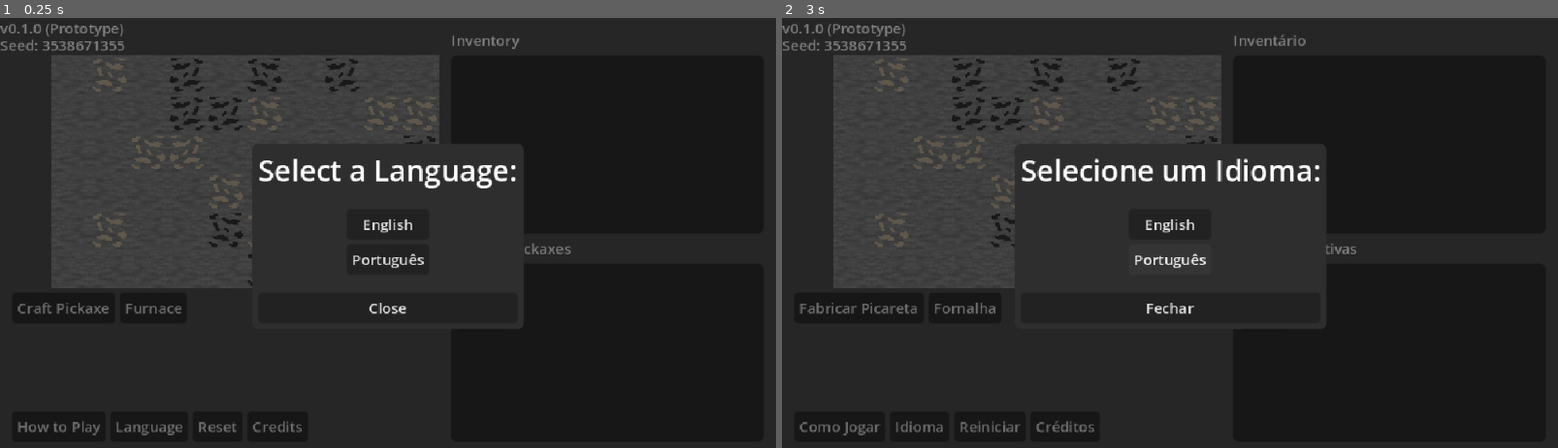
Above: before the commit, frames 1-2 (left to right).
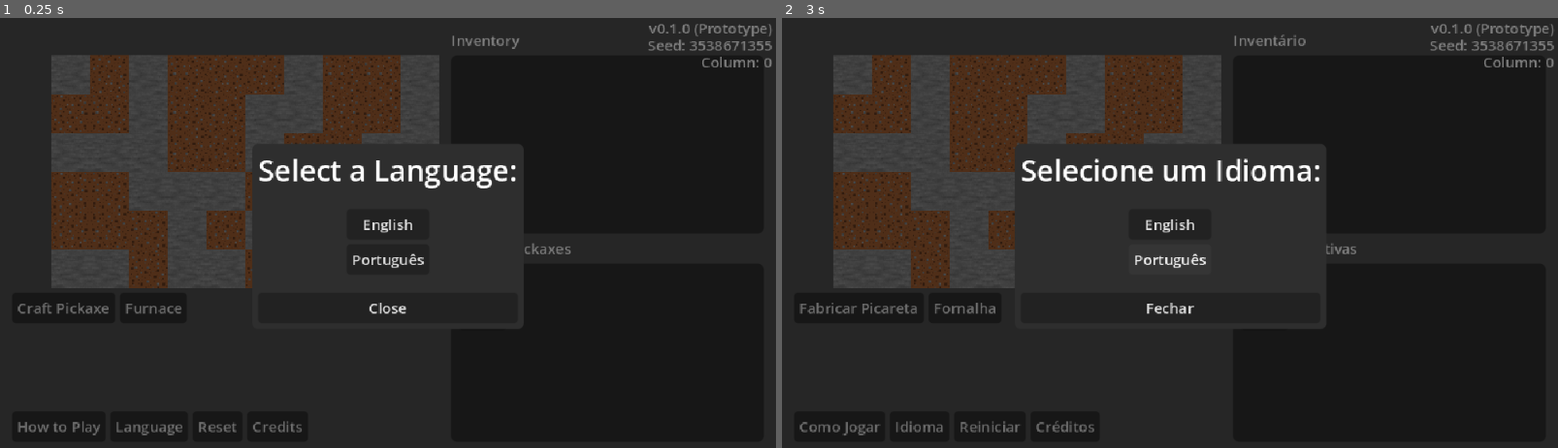
Above: after the commit, the same moments.

Repository: pvini07BR/pickaxe-game
Game: Godot game, scene res://scenes/main.tscn
The game is run twice, just before and just after one commit, with the same random seed, the same clock (stepped at 60 frames per second) and the same inputs.
Inputs:
- Up to frame 1 (0.25 s): no input
- Up to frame 2 (3 s): click "Craft Pickaxe" at 0.5 s; click "Furnace" at 1.25 s; click "English" at 2 s; click "Português" at 2.75 s

The runs differ from the first frame. In frame 1, 11% of the frame differs, in the area x 0-100%, y 1-63%; in frame 2, 10%.

Commit message:
even more stuff

Diff:
--- a/lang.csv
+++ b/lang.csv
@@ -14,6 +14,7 @@
 ERR_NOT_ENOUGH_RESOURCES,Recursos insuficientes!,Not enough resources!
 DURABILITY,Durabilidade:,Durability:
 PROGRESS,Progresso: %.1f%%,Progress: %.1f%%
+COLUMN,Coluna:,Column:
 ,,
 LABEL_SELECT_LANGUAGE,Selecione um Idioma:,Select a Language:
 LABEL_GAME_OVER,FIM DE JOGO,GAME OVER
--- a/resources/blockdefs/coal_ore.tres
+++ b/resources/blockdefs/coal_ore.tres
@@ -3,8 +3,14 @@
 [ext_resource type="Resource" uid="uid://bymd5ngxsramq" path="res://resources/items/coal.tres" id="1_jadj6"]
 [ext_resource type="Script" uid="uid://bdi8ueueves8t" path="res://scripts/block_def.gd" id="1_vuxan"]
 
+[sub_resource type="Curve" id="Curve_7bu2e"]
+_data = [Vector2(0, 0), 0.0, 0.0, 0, 0]
+point_count = 1
+
 [resource]
 script = ExtResource("1_vuxan")
 item = ExtResource("1_jadj6")
 mining_speed_factor = 1.25
+flip_h = true
+spawn_curve = SubResource("Curve_7bu2e")
 metadata/_custom_type_script = "uid://bdi8ueueves8t"
--- /dev/null
+++ b/resources/blockdefs/dirt.tres
@@ -0,0 +1,16 @@
+[gd_resource type="Resource" script_class="BlockDef" format=3 uid="uid://dcvk72skamgqv"]
+
+[ext_resource type="Script" uid="uid://bdi8ueueves8t" path="res://scripts/block_def.gd" id="1_7bu2e"]
+
+[sub_resource type="Curve" id="Curve_43im3"]
+_data = [Vector2(0, 1), 0.0, 0.0, 0, 0, Vector2(1, 0), 0.0, 0.0, 0, 0]
+point_count = 2
+
+[resource]
+script = ExtResource("1_7bu2e")
+mining_speed_factor = 0.25
+flip_h = true
+flip_v = true
+spawn_curve = SubResource("Curve_43im3")
+end_column = 10
+metadata/_custom_type_script = "uid://bdi8ueueves8t"
--- a/resources/blockdefs/iron_ore.tres
+++ b/resources/blockdefs/iron_ore.tres
@@ -3,8 +3,14 @@
 [ext_resource type="Resource" uid="uid://ddechrv7c5w36" path="res://resources/items/raw_iron.tres" id="1_43im3"]
 [ext_resource type="Script" uid="uid://bdi8ueueves8t" path="res://scripts/block_def.gd" id="1_pcpxa"]
 
+[sub_resource type="Curve" id="Curve_jadj6"]
+_data = [Vector2(0, 1), 0.0, 0.0, 0, 0]
+point_count = 1
+
 [resource]
 script = ExtResource("1_pcpxa")
 item = ExtResource("1_43im3")
 mining_speed_factor = 1.5
+flip_h = true
+spawn_curve = SubResource("Curve_jadj6")
 metadata/_custom_type_script = "uid://bdi8ueueves8t"
--- a/resources/blockdefs/stone.tres
+++ b/resources/blockdefs/stone.tres
@@ -3,7 +3,15 @@
 [ext_resource type="Resource" uid="uid://bvokktkuco8cg" path="res://resources/items/stone.tres" id="1_5gi7m"]
 [ext_resource type="Script" uid="uid://bdi8ueueves8t" path="res://scripts/block_def.gd" id="1_q3jsv"]
 
+[sub_resource type="Curve" id="Curve_jscy8"]
+_data = [Vector2(0, 1), 0.0, 0.0, 0, 0]
+point_count = 1
+
 [resource]
 script = ExtResource("1_q3jsv")
 item = ExtResource("1_5gi7m")
+flip_h = true
+spawn_curve = SubResource("Curve_jscy8")
+end_column = 15
+is_endless = true
 metadata/_custom_type_script = "uid://bdi8ueueves8t"
--- a/resources/handles/wood.tres
+++ b/resources/handles/wood.tres
@@ -7,6 +7,6 @@
 [resource]
 script = ExtResource("1_ks4to")
 name = "MATERIAL_WOOD"
-durability = 5
+durability = 10
 texture = ExtResource("2_0bc68")
 metadata/_custom_type_script = "uid://cu01i3gcjqnxl"
--- a/resources/heads/iron.tres
+++ b/resources/heads/iron.tres
@@ -2,12 +2,12 @@
 
 [ext_resource type="Script" uid="uid://dml5do6t1plrm" path="res://scripts/recipe_ingredient.gd" id="1_1ith6"]
 [ext_resource type="Script" uid="uid://cpdr66i80efe3" path="res://scripts/head_material.gd" id="1_2k8sk"]
+[ext_resource type="Resource" uid="uid://b7tk5lddow0f0" path="res://resources/items/iron_bar.tres" id="2_1ith6"]
 [ext_resource type="Texture2D" uid="uid://bp6nagxiv6cvx" path="res://assets/sprites/heads/iron.png" id="2_2k8sk"]
-[ext_resource type="Resource" uid="uid://ddechrv7c5w36" path="res://resources/items/raw_iron.tres" id="2_77wwl"]
 
 [sub_resource type="Resource" id="Resource_muem4"]
 script = ExtResource("1_1ith6")
-item = ExtResource("2_77wwl")
+item = ExtResource("2_1ith6")
 amount = 3
 metadata/_custom_type_script = "uid://dml5do6t1plrm"
 
--- a/resources/items/stone.tres
+++ b/resources/items/stone.tres
@@ -5,7 +5,7 @@
 
 [sub_resource type="AtlasTexture" id="AtlasTexture_6yv2l"]
 atlas = ExtResource("1_q1oyt")
-region = Rect2(0, 0, 32, 32)
+region = Rect2(32, 0, 32, 32)
 
 [resource]
 script = ExtResource("1_6yv2l")
--- /dev/null
+++ b/scenes/breaking_particles.gd
@@ -0,0 +1,14 @@
+extends CPUParticles2D
+
+class_name BreakingParticles
+
+func emit(atlas_id: int, new_amount: int, particle_size: int):
+	var mat = material as ShaderMaterial
+	mat.set_shader_parameter("atlas_id", atlas_id)
+	mat.set_shader_parameter("particle_size", particle_size)
+	#self.material = mat
+	self.amount = new_amount
+	emitting = true
+
+func _on_finished() -> void:
+	self.queue_free()
--- /dev/null
+++ b/scenes/breaking_particles.tscn
@@ -0,0 +1,37 @@
+[gd_scene format=3 uid="uid://c3cloro2tvylk"]
+
+[ext_resource type="Shader" uid="uid://njr6cuwurnd7" path="res://scenes/breaking_particles.gdshader" id="1_k0gt4"]
+[ext_resource type="Texture2D" uid="uid://tj01acqyvix1" path="res://assets/sprites/blockatlas.png" id="2_iuwxt"]
+[ext_resource type="Script" uid="uid://dmfa3td4vikhy" path="res://scenes/breaking_particles.gd" id="3_iuwxt"]
+
+[sub_resource type="ShaderMaterial" id="ShaderMaterial_ml3qn"]
+shader = ExtResource("1_k0gt4")
+shader_parameter/atlas_count = 4
+shader_parameter/atlas_id = 0
+shader_parameter/particle_size = 4
+
+[sub_resource type="Gradient" id="Gradient_ml3qn"]
+offsets = PackedFloat32Array(0.74910396, 1)
+colors = PackedColorArray(1, 1, 1, 1, 1, 1, 1, 0)
+
+[node name="BreakingParticles" type="CPUParticles2D" unique_id=962918171]
+material = SubResource("ShaderMaterial_ml3qn")
+position = Vector2(16, 16)
+emitting = false
+amount = 32
+texture = ExtResource("2_iuwxt")
+lifetime = 0.5
+one_shot = true
+explosiveness = 1.0
+emission_shape = 3
+emission_rect_extents = Vector2(16, 16)
+direction = Vector2(0, -1)
+spread = 22.5
+initial_velocity_max = 150.0
+angular_velocity_max = 90.57
+angle_max = 180.0
+scale_amount_min = 0.1
+color_ramp = SubResource("Gradient_ml3qn")
+script = ExtResource("3_iuwxt")
+
+[connection signal="finished" from="." to="." method="_on_finished"]
--- a/scenes/game_window.gd
+++ b/scenes/game_window.gd
@@ -4,31 +4,14 @@
 
 const WINDOW_SIZE := Vector2i(10, 6)
 
-var column := 0
+@export var column := 0
 var moving := false
 
 @export var seed := Tooltip.seed
+@export var blockgens: Array[BlockGen]
 
 signal seed_ready(seed: int)
 signal transition_over
-
-func get_column() -> int:
-	return column
-
-func generate_block(x: int, y: int):
-	seed(seed + hash(str(x) + "," + str(y)))
-
-	var flip_h = randf() < 0.5
-	var flip_h_flag = TileSetAtlasSource.TRANSFORM_FLIP_H if flip_h else 0
-
-	var block_id = 0
-	var range = randi_range(0, 100)
-	if range < 15:
-		block_id = 1
-	elif range > 15 and range < 30:
-		block_id = 2
-
-	set_cell(Vector2i(x, y), 0, Vector2i(block_id, -1 if block_id == -1 else 0), flip_h_flag)
 
 func _ready() -> void:
 	if seed == 0:
@@ -36,9 +19,50 @@
 
 	seed_ready.emit(seed)
 
+	self.position.x -= tile_set.tile_size.x * column
 	for y in WINDOW_SIZE.y:
 		for x in WINDOW_SIZE.x:
-			generate_block(x, y)
+			generate_block(column + x, y)
+
+func generate_block(x: int, y: int) -> void:
+	var rng := RandomNumberGenerator.new()
+	rng.seed = seed + hash(Vector2i(x, y))
+
+	var block_id := 1
+
+	for g in blockgens:
+		var prob = g.get_spawn_probability(x)
+		if rng.randf() < prob:
+			block_id = g.block_id
+			break
+
+	var source := tile_set.get_source(0) as TileSetAtlasSource
+	var tile_data := source.get_tile_data(Vector2i(block_id, 0), 0)
+
+	if tile_data == null:
+		return
+
+	var blockdef := tile_data.get_custom_data("blockdef") as BlockDef
+	if blockdef == null:
+		return
+
+	var alternate := 0
+
+	if blockdef.flip_h and rng.randf() < 0.5:
+		alternate |= TileSetAtlasSource.TRANSFORM_FLIP_H
+
+	if blockdef.flip_v and rng.randf() < 0.5:
+		alternate |= TileSetAtlasSource.TRANSFORM_FLIP_V
+
+	set_cell(
+		Vector2i(x, y),
+		0,
+		Vector2i(block_id, 0),
+		alternate
+	)
+
+func get_column() -> int:
+	return column
 
 func move_to_next_column():
 	column += 1
--- a/scenes/inventory.gd
+++ b/scenes/inventory.gd
@@ -19,6 +19,7 @@
 		slot.set_item(item, inventory[item] + 1)
 
 func add_item(item: Item, amount: int):
+	if !item: return
 	if amount <= 0: return
 
 	if inventory.has(item):
--- a/scenes/main.gd
+++ b/scenes/main.gd
@@ -6,7 +6,7 @@
 @onready var bg_fade: ColorRect = $BGFade
 @onready var game_over_popup: PanelContainer = $GameOverPopup
 
-@onready var game_window: ColorRect = $MarginContainer/HBoxContainer/VBoxContainer/MarginContainer/GameWindow
+@onready var game_window: TileMapLayer = $MarginContainer/HBoxContainer/VBoxContainer/MarginContainer/GameWindow/TileMapLayer
 
 @onready var language: PanelContainer = $Language
 @onready var tutorial: PanelContainer = $Tutorial
@@ -14,6 +14,7 @@
 @onready var reset: PanelContainer = $ResetMenu
 @onready var seed_label: Label = $VBoxContainer/SeedLabel
 @onready var seed_spin_box: SpinBox = $ResetMenu/VBoxContainer/HBoxContainer2/SeedSpinBox
+@onready var column_label: Label = $VBoxContainer/ColumnLabel
 
 func _init() -> void:
 	TranslationServer.set_locale("english")
@@ -23,6 +24,8 @@
 		bg_fade.visible = true
 		language.visible = true
 		Tooltip.language_defined = true
+
+	column_label.text = tr("COLUMN") + ' ' + str(game_window.column)
 
 func _input(event: InputEvent) -> void:
 	if event.is_action_pressed("ui_cancel"):
@@ -103,3 +106,6 @@
 func _on_tile_map_layer_seed_ready(seed: int) -> void:
 	await get_tree().process_frame
 	seed_label.text = "Seed: %d" % seed
+
+func _on_tile_map_layer_transition_over() -> void:
+	column_label.text = tr("COLUMN") + ' ' + str(game_window.column)
--- a/scenes/main.tscn
+++ b/scenes/main.tscn
@@ -4,6 +4,7 @@
 [ext_resource type="Script" uid="uid://b40fa8c6h0nsf" path="res://scenes/inventory.gd" id="2_jbj1t"]
 [ext_resource type="Script" uid="uid://y66b2oetyvja" path="res://scripts/pickaxe.gd" id="3_a8y0u"]
 [ext_resource type="Resource" uid="uid://dx6tcn8xiweqt" path="res://resources/blockdefs/stone.tres" id="3_jbj1t"]
+[ext_resource type="Resource" uid="uid://dcvk72skamgqv" path="res://resources/blockdefs/dirt.tres" id="3_jscy8"]
 [ext_resource type="Resource" uid="uid://cp3110f43u74s" path="res://resources/handles/wood.tres" id="4_jbj1t"]
 [ext_resource type="Resource" uid="uid://bsiye53xjny5l" path="res://resources/blockdefs/coal_ore.tres" id="4_muem4"]
 [ext_resource type="Script" uid="uid://bm61br2d8bb3n" path="res://scenes/game_window.gd" id="5_a8y0u"]
@@ -11,6 +12,7 @@
 [ext_resource type="Resource" uid="uid://ce2spgyqxnca6" path="res://resources/heads/stone.tres" id="5_muem4"]
 [ext_resource type="Script" uid="uid://qik3vff0aphm" path="res://scenes/pickaxe_rows.gd" id="7_jbj1t"]
 [ext_resource type="Texture2D" uid="uid://tj01acqyvix1" path="res://assets/sprites/blockatlas.png" id="9_jscy8"]
+[ext_resource type="Script" uid="uid://pw245dgqu544" path="res://scripts/block_gen.gd" id="9_pm3ni"]
 [ext_resource type="PackedScene" uid="uid://0rvh7tbcso0t" path="res://scenes/ui/pickaxe_row.tscn" id="10_trceg"]
 [ext_resource type="PackedScene" uid="uid://d2pofrvfad1pm" path="res://scenes/pickaxe_crafter.tscn" id="14_a8y0u"]
 [ext_resource type="Script" uid="uid://d783dq5sn4ej" path="res://scenes/pickaxe_list.gd" id="14_dp3eg"]
@@ -18,22 +20,62 @@
 [ext_resource type="PackedScene" uid="uid://d14gyurwskdpl" path="res://scenes/furnace_manager.tscn" id="16_jbj1t"]
 [ext_resource type="StyleBox" uid="uid://c44ardsmgqclx" path="res://resources/alt_container_theme.tres" id="17_dp3eg"]
 [ext_resource type="Script" uid="uid://d21xthn4i5xh8" path="res://scenes/options.gd" id="17_muem4"]
+[ext_resource type="Script" uid="uid://l7lispulo2de" path="res://scripts/item.gd" id="17_yc10j"]
+[ext_resource type="Resource" uid="uid://bvokktkuco8cg" path="res://resources/items/stone.tres" id="18_jscy8"]
+[ext_resource type="Resource" uid="uid://bymd5ngxsramq" path="res://resources/items/coal.tres" id="19_pm3ni"]
 
 [sub_resource type="TileSetAtlasSource" id="TileSetAtlasSource_1bvp3"]
 texture = ExtResource("9_jscy8")
 texture_region_size = Vector2i(32, 32)
+2:0/0 = 0
+2:0/0/custom_data_0 = ExtResource("4_muem4")
+3:0/0 = 0
+3:0/0/custom_data_0 = ExtResource("5_jbj1t")
+1:0/0 = 0
+1:0/0/custom_data_0 = ExtResource("3_jbj1t")
 0:0/0 = 0
-0:0/0/custom_data_0 = ExtResource("3_jbj1t")
-1:0/0 = 0
-1:0/0/custom_data_0 = ExtResource("4_muem4")
-2:0/0 = 0
-2:0/0/custom_data_0 = ExtResource("5_jbj1t")
+0:0/0/custom_data_0 = ExtResource("3_jscy8")
 
 [sub_resource type="TileSet" id="TileSet_oev6u"]
 tile_size = Vector2i(32, 32)
 custom_data_layer_0/name = "blockdef"
 custom_data_layer_0/type = 24
 sources/0 = SubResource("TileSetAtlasSource_1bvp3")
+
+[sub_resource type="Curve" id="Curve_pm3ni"]
+_data = [Vector2(0, 0.7094017), 0.0, 0.0, 0, 0, Vector2(1, 0), 0.0, 0.0, 0, 0]
+point_count = 2
+
+[sub_resource type="Resource" id="Resource_knmrr"]
+script = ExtResource("9_pm3ni")
+spawn_curve = SubResource("Curve_pm3ni")
+end_column = 15
+metadata/_custom_type_script = "uid://pw245dgqu544"
+
+[sub_resource type="Curve" id="Curve_y6deb"]
+_data = [Vector2(0, 0), 0.0, 0.0, 0, 0, Vector2(0.258, 0.5), -1.4777348, -1.4777348, 0, 0, Vector2(1, 0.1025641), 0.0, 0.0, 0, 0]
+point_count = 3
+
+[sub_resource type="Resource" id="Resource_pm3ni"]
+script = ExtResource("9_pm3ni")
+block_id = 2
+spawn_curve = SubResource("Curve_y6deb")
+start_column = 15
+end_column = 50
+is_endless = true
+metadata/_custom_type_script = "uid://pw245dgqu544"
+
+[sub_resource type="Curve" id="Curve_og1vs"]
+_data = [Vector2(0, 0), 0.0, 0.0, 0, 0, Vector2(0.21895427, 0.3247863), 0.0, 0.0, 0, 0, Vector2(1, 0), 0.0, 0.0, 0, 0]
+point_count = 3
+
+[sub_resource type="Resource" id="Resource_y6deb"]
+script = ExtResource("9_pm3ni")
+block_id = 3
+spawn_curve = SubResource("Curve_og1vs")
+start_column = 30
+end_column = 75
+metadata/_custom_type_script = "uid://pw245dgqu544"
 
 [sub_resource type="Resource" id="Resource_dp3eg"]
 script = ExtResource("3_a8y0u")
@@ -109,6 +151,7 @@
 collision_enabled = false
 navigation_enabled = false
 script = ExtResource("5_a8y0u")
+blockgens = Array[ExtResource("9_pm3ni")]([SubResource("Resource_knmrr"), SubResource("Resource_pm3ni"), SubResource("Resource_y6deb")])
 
 [node name="PickaxeRows" type="VBoxContainer" parent="MarginContainer/HBoxContainer/VBoxContainer/MarginContainer" unique_id=894763855 node_paths=PackedStringArray("game_window", "pickaxe_list")]
 layout_mode = 2
@@ -243,6 +286,10 @@
 [node name="FurnaceManager" parent="." unique_id=1156422504 node_paths=PackedStringArray("inventory") instance=ExtResource("16_jbj1t")]
 visible = false
 layout_mode = 1
+furnace_ingredients = Dictionary[ExtResource("17_yc10j"), int]({
+ExtResource("18_jscy8"): 15,
+ExtResource("19_pm3ni"): 10
+})
 inventory = NodePath("../Inventory")
 
 [node name="Tutorial" type="PanelContainer" parent="." unique_id=224714392]
@@ -459,19 +506,29 @@
 
 [node name="VBoxContainer" type="VBoxContainer" parent="." unique_id=223212639]
 layout_mode = 0
-offset_right = 40.0
-offset_bottom = 40.0
+offset_left = 534.0
+offset_right = 636.0
+offset_bottom = 45.0
 theme_override_constants/separation = -3
+alignment = 2
 
 [node name="VersionLabel" type="Label" parent="VBoxContainer" unique_id=1285846632]
 layout_mode = 2
 text = "v0.1.0 (Prototype)"
+horizontal_alignment = 2
 
 [node name="SeedLabel" type="Label" parent="VBoxContainer" unique_id=1127706137]
 layout_mode = 2
 text = "Seed: 0"
+horizontal_alignment = 2
+
+[node name="ColumnLabel" type="Label" parent="VBoxContainer" unique_id=468213482]
+layout_mode = 2
+text = "COLUMN"
+horizontal_alignment = 2
 
 [connection signal="seed_ready" from="MarginContainer/HBoxContainer/VBoxContainer/MarginContainer/GameWindow/TileMapLayer" to="." method="_on_tile_map_layer_seed_ready"]
+[connection signal="transition_over" from="MarginContainer/HBoxContainer/VBoxContainer/MarginContainer/GameWindow/TileMapLayer" to="." method="_on_tile_map_layer_transition_over"]
 [connection signal="game_over" from="MarginContainer/HBoxContainer/VBoxContainer/MarginContainer/PickaxeRows" to="." method="_on_game_over"]
 [connection signal="pressed" from="MarginContainer/HBoxContainer/VBoxContainer/GameButtons/CraftPickaxeButton" to="." method="_on_craft_pickaxe_button_pressed"]
 [connection signal="pressed" from="MarginContainer/HBoxContainer/VBoxContainer/GameButtons/FurnaceButton" to="." method="_on_furnace_button_pressed"]
--- a/scenes/ui/item_slot.gd
+++ b/scenes/ui/item_slot.gd
@@ -13,6 +13,8 @@
 		set_item(item, amount)
 
 func set_item(new_item: Item, new_amount: int):
+	if !new_item: return
+
 	item = new_item
 	amount = new_amount
 
--- a/scenes/ui/pickaxe_row.gd
+++ b/scenes/ui/pickaxe_row.gd
@@ -3,6 +3,7 @@
 class_name PickaxeRow
 
 const PICKAXE_ACTOR = preload("res://scenes/pickaxe_actor.tscn")
+const BREAK_PARTICLES = preload("res://scenes/breaking_particles.tscn")
 const PICK_BREAK_PARTICLES = preload("res://scenes/pickaxe_break_particles.tscn")
 
 @export var game_window: GameWindow
@@ -13,7 +14,6 @@
 var hovered := false
 
 @onready var cracks: Sprite2D = $Cracks
-@onready var particles: CPUParticles2D = $Particles
 
 signal pickaxe_added(row: PickaxeRow)
 signal pickaxe_removed(row: PickaxeRow)
@@ -32,7 +32,6 @@
 				if data:
 					var blockdef = data.get_custom_data("blockdef") as BlockDef
 					actor.set_anim_speed_scale(blockdef.mining_speed_factor)
-					particles.lifetime = (actor.anim.get_animation("mining").length * actor.anim.speed_scale) / 4.0
 				pickaxe_added.emit(self)
 				self.mouse_default_cursor_shape = Control.CURSOR_POINTING_HAND
 			else:
@@ -109,12 +108,12 @@
 
 func _on_pickaxe_hit():
 	var block_atlas_coords = game_window.get_cell_atlas_coords(Vector2i(game_window.column, get_index()))
-	var mat = particles.material as ShaderMaterial
-	mat.set_shader_parameter("atlas_id", block_atlas_coords.x)
-	particles.emitting = true
+	var particles = BREAK_PARTICLES.instantiate() as BreakingParticles
+	add_child(particles)
 
 	if cracks.frame < 7:
 		cracks.frame += 1
+		particles.emit(block_atlas_coords.x, 32, 8)
 		await actor.anim.animation_finished
 		actor.anim.play("mining")
 	else:
@@ -125,6 +124,7 @@
 
 		game_window.erase_cell(Vector2i(game_window.column, get_index()))
 		cracks.frame = 0
+		particles.emit(block_atlas_coords.x, 64, 4)
 
 		await actor.anim.animation_finished
 
--- a/scenes/ui/pickaxe_row.tscn
+++ b/scenes/ui/pickaxe_row.tscn
@@ -1,19 +1,7 @@
 [gd_scene format=3 uid="uid://0rvh7tbcso0t"]
 
 [ext_resource type="Script" uid="uid://dkcp16yw2n6oq" path="res://scenes/ui/pickaxe_row.gd" id="1_7diid"]
-[ext_resource type="Shader" uid="uid://njr6cuwurnd7" path="res://scenes/ui/pickaxe_row_particles.gdshader" id="3_l4873"]
 [ext_resource type="Texture2D" uid="uid://do6g8r1g8rx04" path="res://assets/sprites/cracks.png" id="3_ml3qn"]
-[ext_resource type="Texture2D" uid="uid://tj01acqyvix1" path="res://assets/sprites/blockatlas.png" id="3_qx7uy"]
-
-[sub_resource type="ShaderMaterial" id="ShaderMaterial_ml3qn"]
-shader = ExtResource("3_l4873")
-shader_parameter/atlas_count = 3
-shader_parameter/atlas_id = 0
-shader_parameter/particle_size = 6
-
-[sub_resource type="Gradient" id="Gradient_ml3qn"]
-offsets = PackedFloat32Array(0.74910396, 1)
-colors = PackedColorArray(1, 1, 1, 1, 1, 1, 1, 0)
 
 [node name="PickaxeRow" type="ColorRect" unique_id=845368135]
 custom_minimum_size = Vector2(0, 32)
@@ -33,24 +21,5 @@
 texture = ExtResource("3_ml3qn")
 hframes = 8
 
-[node name="Particles" type="CPUParticles2D" parent="." unique_id=556785732]
-material = SubResource("ShaderMaterial_ml3qn")
-position = Vector2(16, 16)
-emitting = false
-amount = 64
-texture = ExtResource("3_qx7uy")
-lifetime = 0.5
-one_shot = true
-explosiveness = 1.0
-emission_shape = 3
-emission_rect_extents = Vector2(16, 16)
-direction = Vector2(0, -1)
-spread = 22.5
-initial_velocity_max = 150.0
-angular_velocity_max = 90.57
-angle_max = 180.0
-scale_amount_min = 0.1
-color_ramp = SubResource("Gradient_ml3qn")
-
 [connection signal="mouse_entered" from="." to="." method="_on_mouse_entered"]
 [connection signal="mouse_exited" from="." to="." method="_on_mouse_exited"]
--- a/scripts/block_def.gd
+++ b/scripts/block_def.gd
@@ -4,3 +4,5 @@
 
 @export var item: Item
 @export var mining_speed_factor := 1.0
+@export var flip_h := false
+@export var flip_v := false
--- /dev/null
+++ b/scripts/block_gen.gd
@@ -0,0 +1,24 @@
+extends Resource
+
+class_name BlockGen
+
+@export var block_id: int
+@export var spawn_curve: Curve
+@export var start_column := 0
+@export var end_column := 100
+@export var is_endless := false
+
+func get_spawn_probability(current_column: int) -> float:
+	if current_column < start_column:
+		return 0.0
+
+	if current_column > end_column:
+		if is_endless:
+			return spawn_curve.sample_baked(1.0)
+		else:
+			return 0.0
+
+	var cycle_length = float(end_column - start_column)
+	var local_progress = float(current_column - start_column) / cycle_length
+
+	return spawn_curve.sample_baked(local_progress)
Binary file changed: assets/sprites/blockatlas.png
Binary file changed: lang.english.translation
Binary file changed: lang.portuguese.translation
Not shown, added: scenes/breaking_particles.gd.uid
Renamed: scenes/ui/pickaxe_row_particles.gdshader -> scenes/breaking_particles.gdshader
Renamed: scenes/ui/pickaxe_row_particles.gdshader.uid -> scenes/breaking_particles.gdshader.uid
Not shown, added: scripts/block_gen.gd.uid
